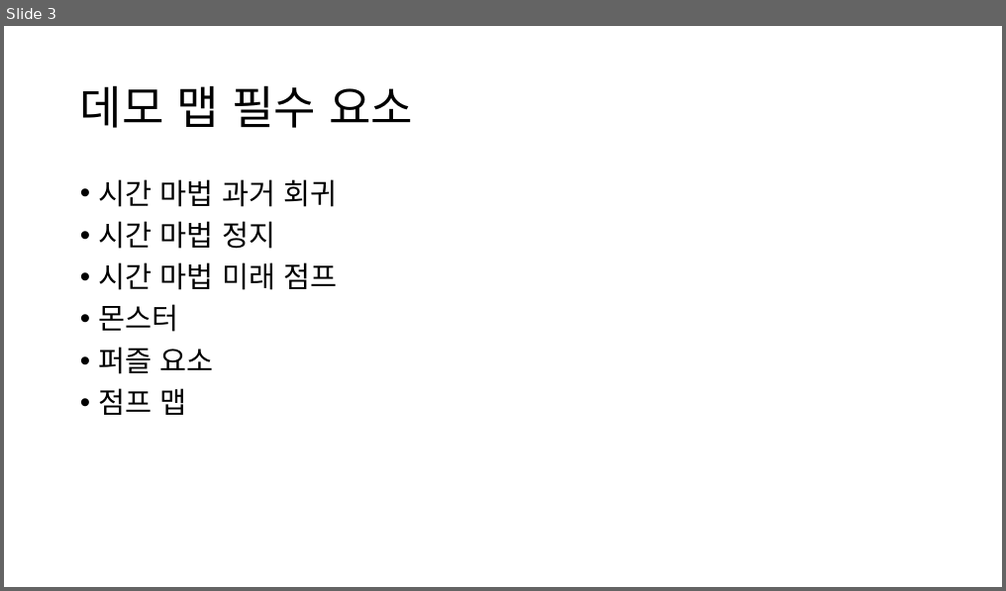
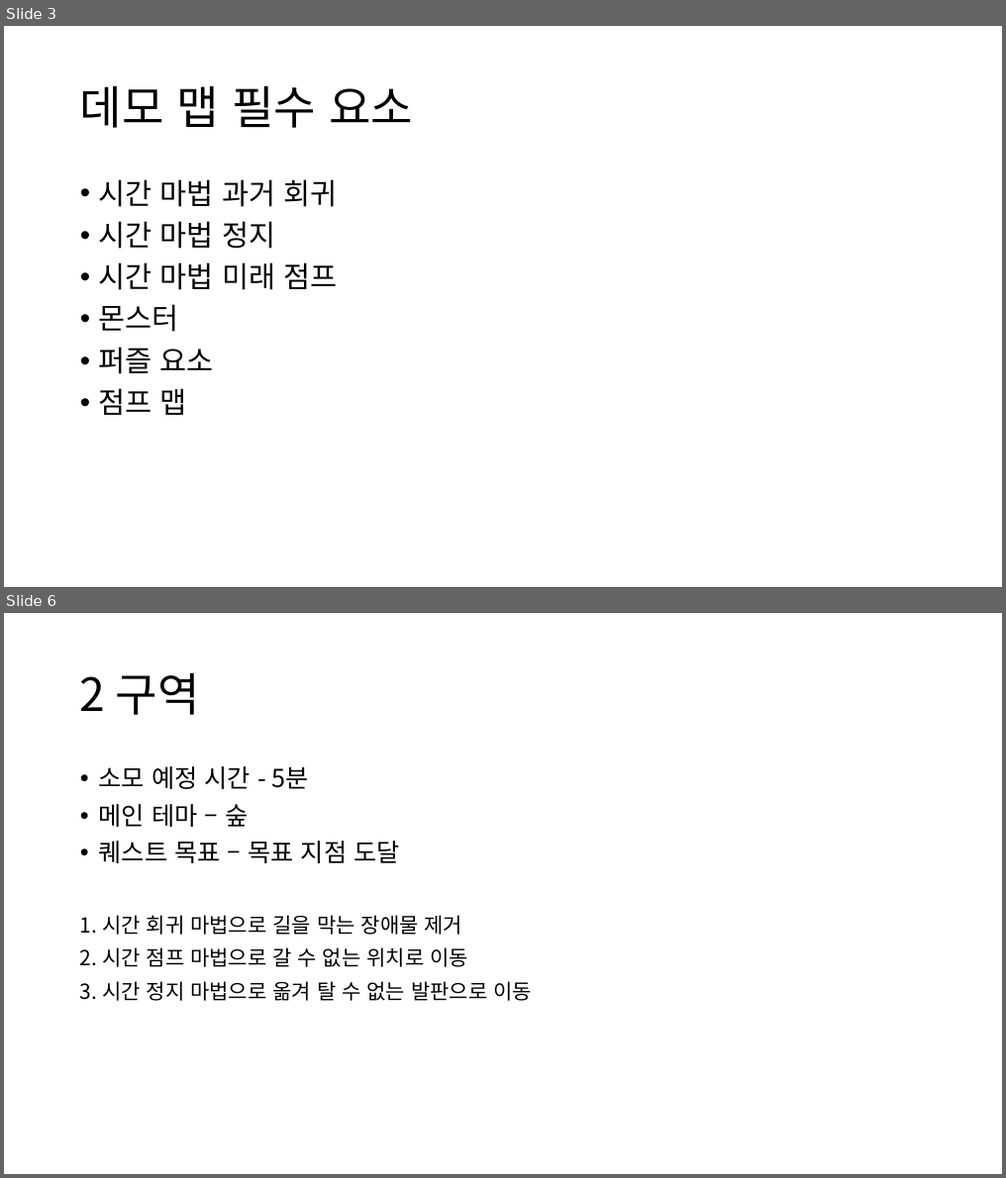
Before and after one commit to yimgunho/Witch_of_Time, a slide deck: 시간의 마녀_데모맵 기획.pptx. Shown one above the other, each under a label of ours: slide 3 before the commit, slides 3 and 6 after it; the slides between them are not shown. The pictures are 1006x591 and 1006x1178 pixels, drawn with LibreOffice and Linux fonts; fonts in the diff are those of the drawing. Boxes give left, top, right and bottom in pixels: in the first picture for what was removed or moved away, otherwise in the second. Text is boxed around its words. In the diff, an @@ line names an element or a change of style, - is before the commit and + after.

```diff
--- a/시간의 마녀_데모맵 기획.pptx
+++ b/시간의 마녀_데모맵 기획.pptx
@@ slide 6 added at (4,613,1002,1174), background #FFFFFF @@
@@ title added at (80,672,200,715), 44 pt, text #000000 @@
+2 구역
@@ text added at (80,766,532,1001), 20 pt, text #000000 @@
+• 소모 예정 시간 - 5분
+• 메인 테마 – 숲
+• 퀘스트 목표 – 목표 지점 도달
+1. 시간 회귀 마법으로 길을 막는 장애물 제거
+2. 시간 점프 마법으로 갈 수 없는 위치로 이동
+3. 시간 정지 마법으로 옮겨 탈 수 없는 발판으로 이동
```
Also in this commit, not shown: 2 slides changed, 3 other slides added, 6 other files.
